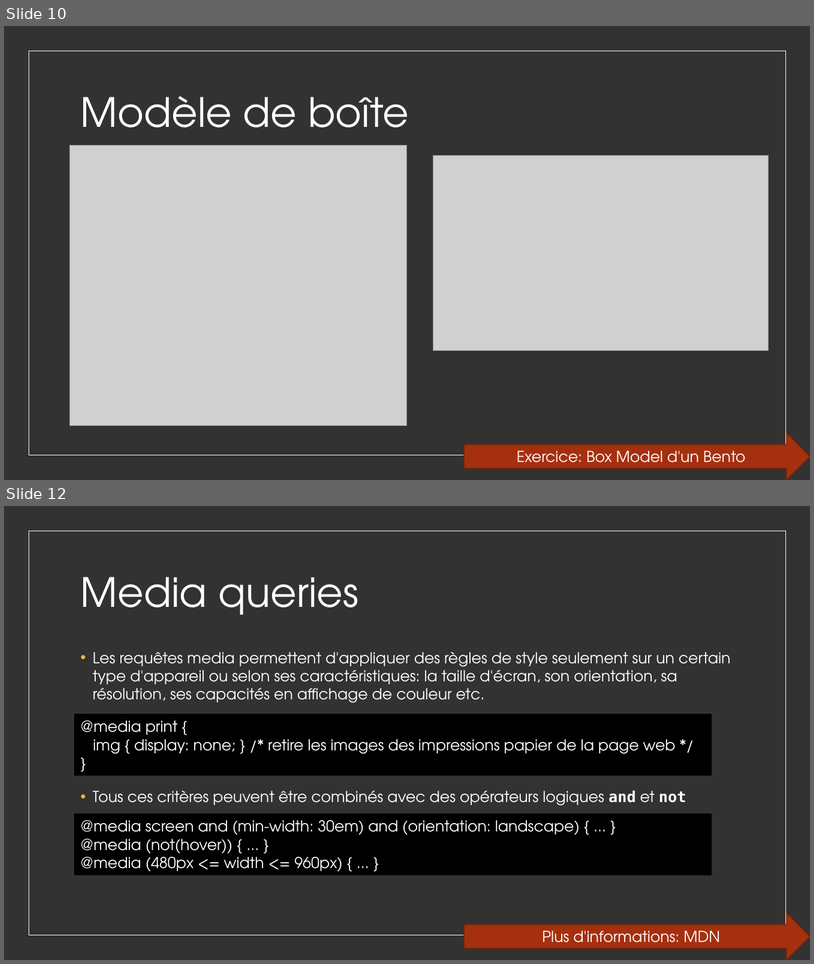
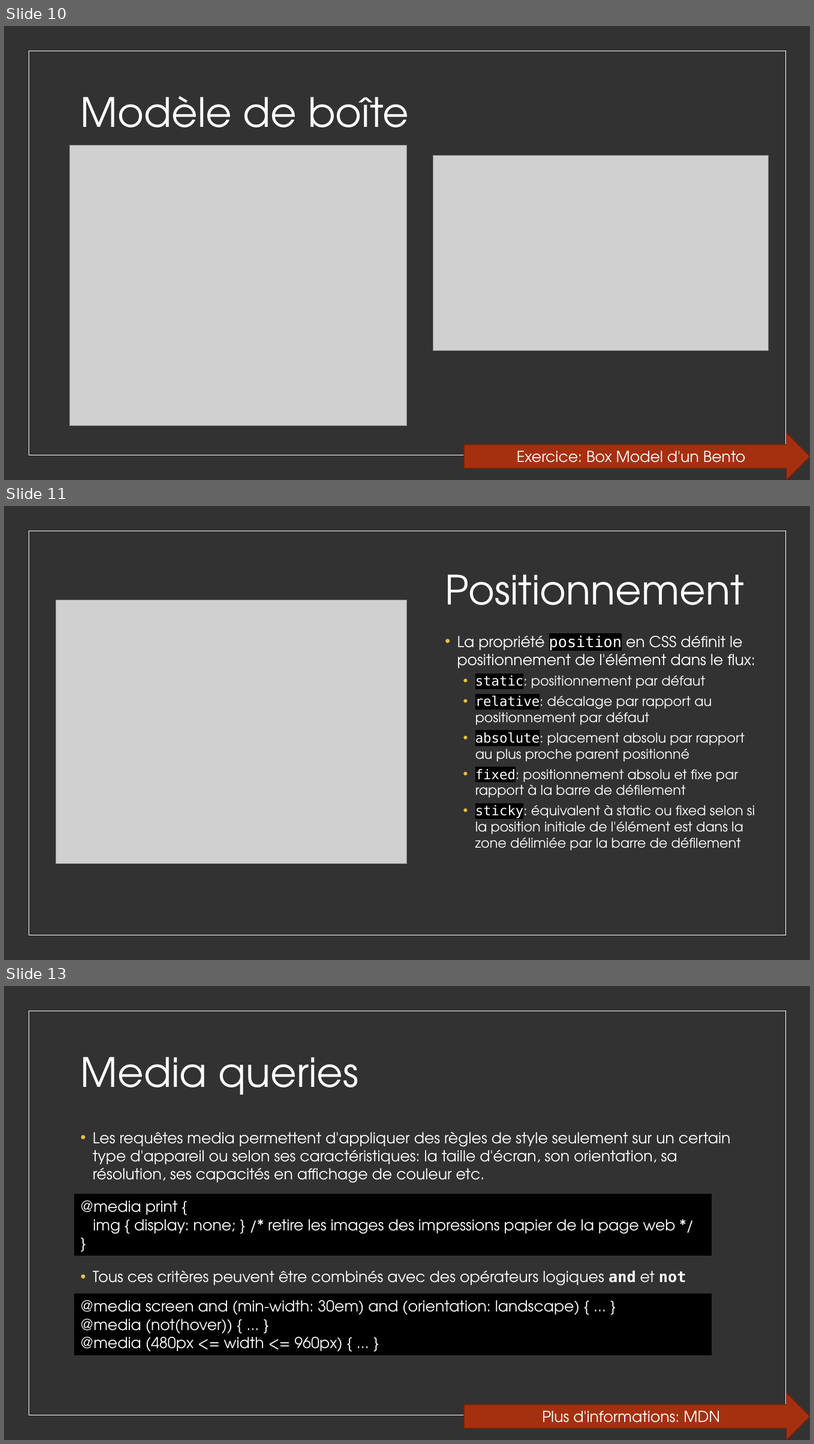
Before and after one commit to worldline/html-css-training, a slide deck: presenter_fr.pptx. Shown one above the other, each under a label of ours: slides 10 and 12 before the commit, slides 10, 11 and 13 after it; the slides between them are not shown. The pictures are 814x964 and 814x1444 pixels, drawn with LibreOffice and Linux fonts; fonts in the diff are those of the drawing; grey boxes stand for pictures. Boxes give left, top, right and bottom in pixels: in the first picture for what was removed or moved away, otherwise in the second. Text is boxed around its words. In the diff, an @@ line names an element or a change of style, - is before the commit and + after.

```diff
--- a/presenter_fr.pptx
+++ b/presenter_fr.pptx
@@ slide 11 added at box(4, 506, 810, 960), background #323232; not listed: 1 template element that a slide beside it also shows @@
@@ title added at box(445, 574, 744, 605), 48 pt, text #FFFFFF @@
+Positionnement
@@ picture added at box(56, 600, 408, 864) @@
@@ text added at box(458, 636, 756, 850), 16 pt, text #FFFFFF @@
+• La propriété position en CSS définit le positionnement de l'élément dans le flux:
+  • static: positionnement par défaut
+  • relative: décalage par rapport au positionnement par défaut
+  • absolute: placement absolu par rapport au plus proche parent positionné
+  • fixed: positionnement absolu et fixe par rapport à la barre de défilement
+  • sticky: équivalent à static ou fixed selon si la position initiale de l'élément est dans la zone délimiée par la barre de défilement
@@ what was slide 12 is now slide 13 @@
```
Also in this commit, not shown: 3 slides changed, 4 other slides added, 1 other file.
